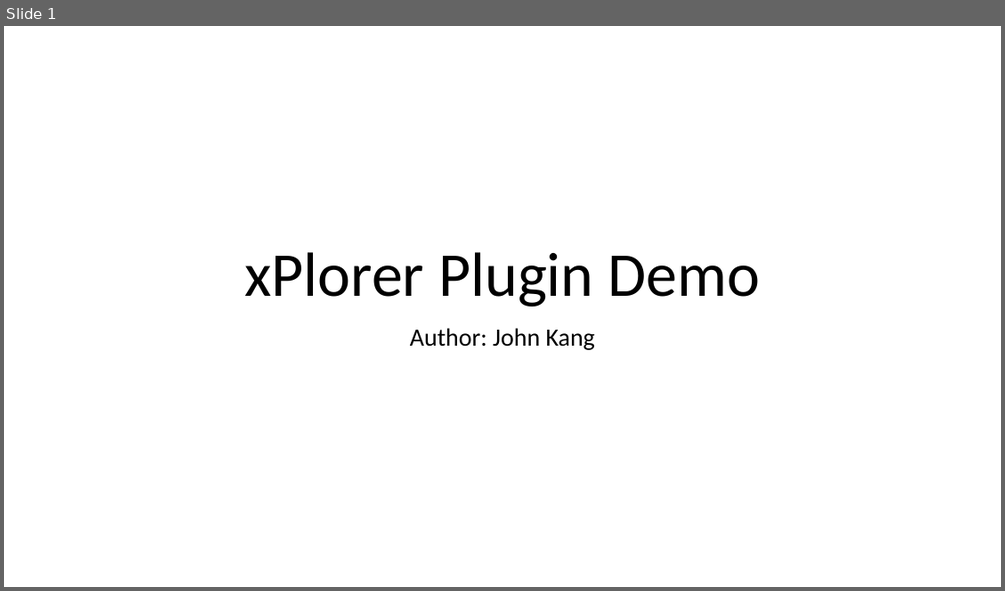
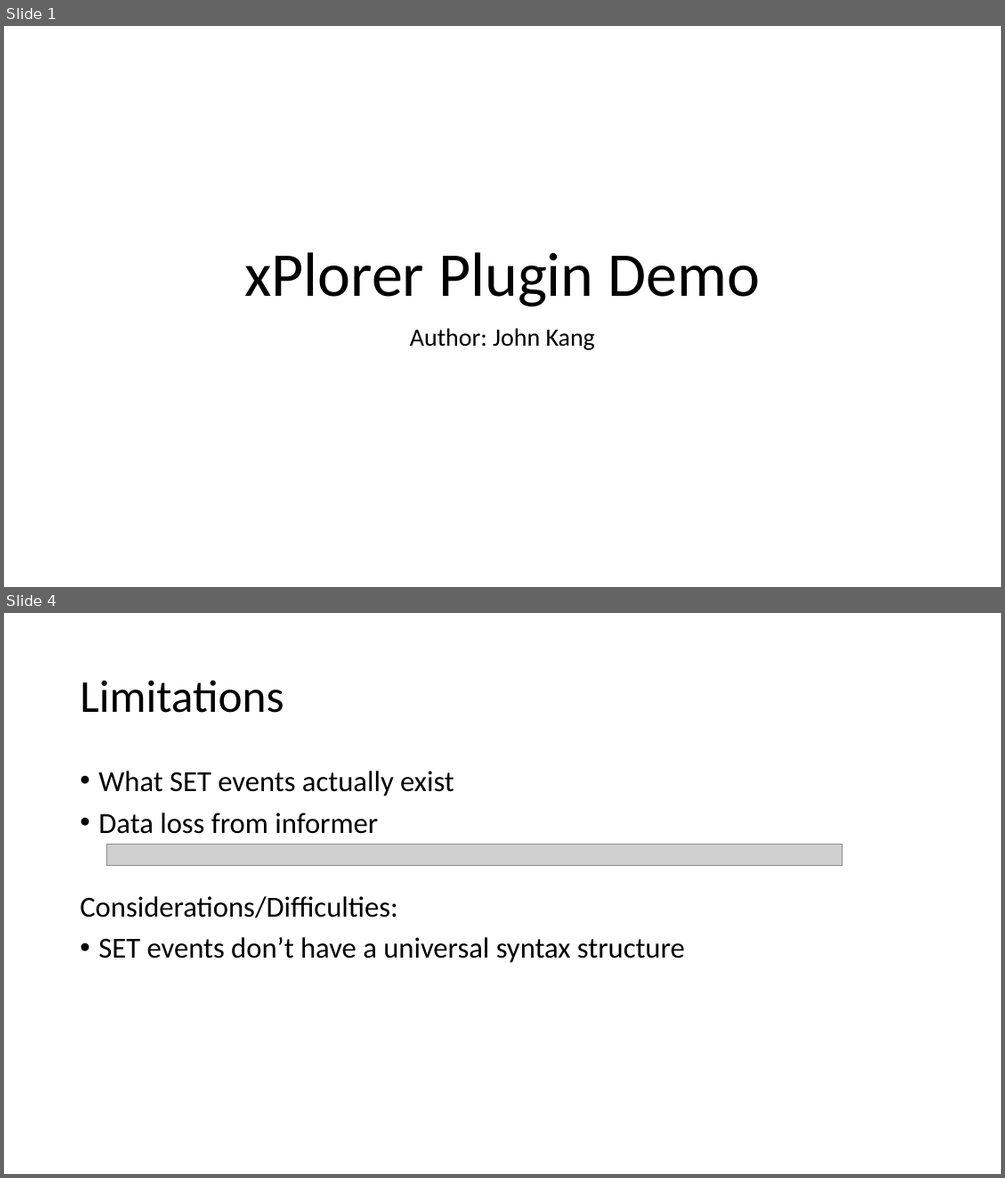
Before and after one commit to janlang1/Western-Digital, a slide deck: xPlorer Plugin Demo.pptx. Shown one above the other, each under a label of ours: slide 1 before the commit, slides 1 and 4 after it; the slides between them are not shown. The pictures are 1005x591 and 1005x1178 pixels, drawn with LibreOffice and Linux fonts; fonts in the diff are those of the drawing; grey boxes stand for pictures. Boxes give left, top, right and bottom in pixels: in the first picture for what was removed or moved away, otherwise in the second. Text is boxed around its words. In the diff, an @@ line names an element or a change of style, - is before the commit and + after.

```diff
--- a/xPlorer Plugin Demo.pptx
+++ b/xPlorer Plugin Demo.pptx
@@ slide 4 added at bbox=[4, 613, 1001, 1174], background #FFFFFF @@
@@ title added at bbox=[80, 680, 283, 713], 44 pt, text #000000 @@
+Limitations
@@ text added at bbox=[80, 771, 685, 963], 28 pt, text #000000 @@
+• What SET events actually exist
+• Data loss from informer
+Considerations/Difficulties:
+• SET events don’t have a universal syntax structure
@@ picture added at bbox=[106, 844, 842, 865] @@
```
Also in this commit, not shown: 3 slides changed, 12 other slides added, 4 slides removed, 8 other files.
